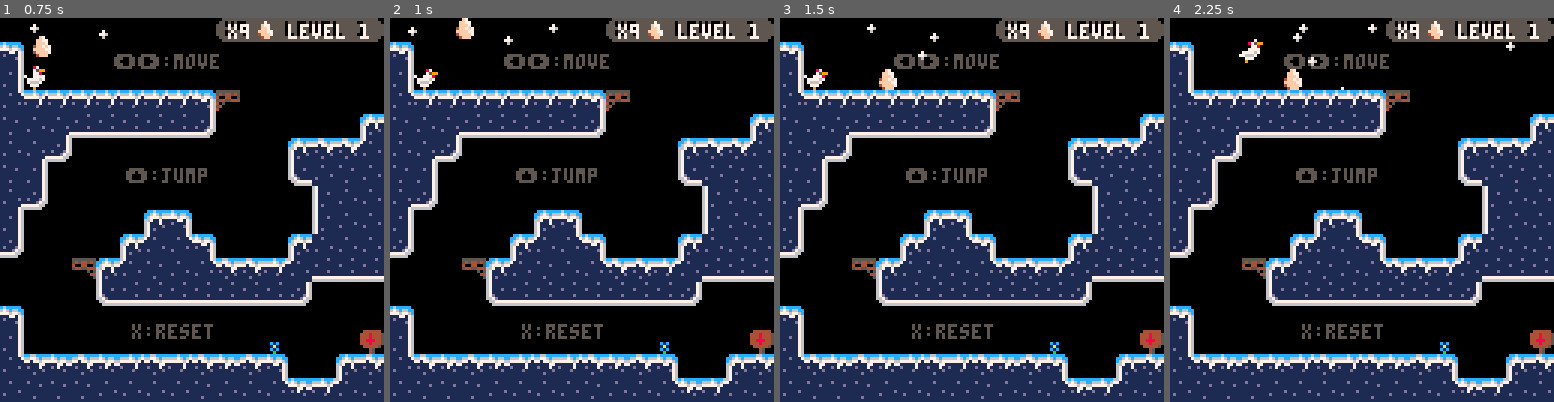
Above: before the commit, frames 1-4 (left to right).
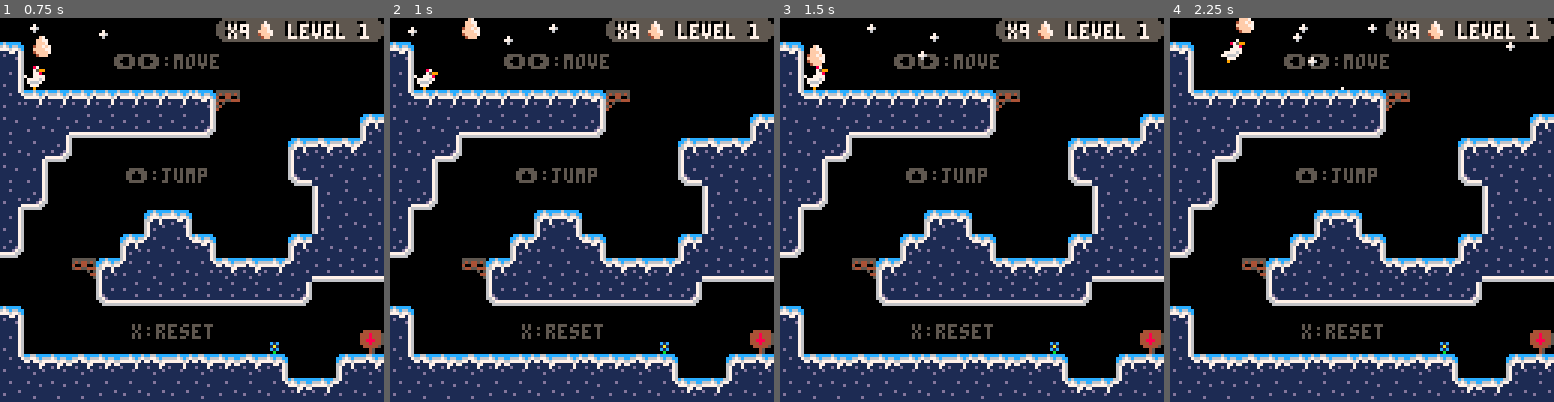
Above: after the commit, the same moments.

Repository: olmorrish/GMTK2021
Game: PICO-8 cartridge gmtk21.p8
Same seed, same stepped clock (60 frames per second), same inputs: the game is played once before the commit and once after it.
Inputs:
- Up to frame 1 (0.75 s): tap X (X key) at 0.33 s; tap O (Z key) at 0.7 s
- Up to frame 2 (1 s): no input
- Up to frame 3 (1.5 s): tap X (X key) at 1.07 s
- Up to frame 4 (2.25 s): hold Right 1.6-2.1 s; tap O (Z key) at 1.7, 2.1 s; tap X (X key) at 1.85 s; hold Up from 2.15 s (still down)

Frame 1 is identical in both runs. In frame 2, 0.2% of the frame differs, in the area x 17-24%, y 0-6%; in frame 3, 0.5%; in frame 4, 0.7%, in the area x 13-35%, y 0-19%.

Commit message:
Collision, Physics, and Map Fixes
Fixed the collision bug causing sticking on terrain. Fixed egg throw physics to require less precision. Reworked levels to match new collision and physics.

Diff:
--- a/gmtk21.p8
+++ b/gmtk21.p8
@@ -51,7 +51,7 @@
  --weather
  snowing=true
  flakes={}
- num_flakes=30
+ num_flakes=50
  snow_interval=0.3
  snow_time=time()+snow_interval
 
@@ -251,9 +251,9 @@
 	tip("move faster",44,90,1)
 	tip("jump farther",44,96,1)
 
-	tip("⬆️ + z",40,36,3)
-
-	tip("⬇️ + z",8,16,5)
+	tip("⬆️+z",41,36,3)
+
+	tip("⬇️+z",24,16,5)
 end
 
 function tip(text,xp,yp,lvl)
@@ -451,7 +451,6 @@
 	 if player.dy<0 then
 	  if collide_map(egg,"up",1) then
 	   player.dy=0 --blocks player
-	   --player.y+=0.5
 	  end
 	 end
 
@@ -481,7 +480,11 @@
 	else
 	 --physics
 	 egg.dy+=gravity
-	 egg.dx*=friction*1.1
+	 if collide_map(egg,"down",0) then
+	  egg.dx*=friction
+  else
+   egg.dx*=friction*1.125
+  end
 
 		--map collision below
 	 if egg.dy>0 then
@@ -566,14 +569,14 @@
   x1=x-1   y1=y
   x2=x     y2=y+h-1
  elseif dir=="right" then
-  x1=x+w-1 y1=y
-  x2=x+w   y2=y+h-1
+  x1=x+w   y1=y
+  x2=x+w+1 y2=y+h-1
  elseif dir=="up" then
-  x1=x     y1=y-1
-  x2=x+w-1 y2=y
+  x1=x+2   y1=y-1
+  x2=x+w-2 y2=y
  elseif dir=="down" then
-  x1=x     y1=y+h-1
-  x2=x+w-1 y2= y+h
+  x1=x+2     y1=y+h
+  x2=x+w-2   y2=y+h
  end
 
  rectfill(x1,y1,x2,y2,7)
@@ -629,13 +632,12 @@
 end
 
 function respawn(was_death)
-
+	carrying_egg=true
 	if was_death then
 		lives_left-=1
 		if lives_left<1 then
 		 game_over()
-		else
-		 carrying_egg=true
+		 carrying_egg=false
 		end
 	end
 
@@ -702,7 +704,7 @@
 
  --despawn or reset as needed
  for fl in all(flakes) do
- 	if(fl.y>cam_y+128) then
+ 	if fl.y>cam_y+128 then
  	 del(flakes,fl)
  		if flake_count>num_flakes then
  			add_flake()
@@ -979,9 +981,9 @@
 7400000000416362440000004164646400000050409293939391507373727272000000000000006000000000000000410000000000000000415492930000914100005580808055808080550000000041727342636462737373737372400000516454000055007092000000000060000000000000000000000000000000000000
 0000009141636164624343426372727244000000000000000000000000000000a28100000000000000000000000041634400000093915073725400000000007100007172727272727272724492915074000071727274000000940000000000516454000055005500000045000000000044000000000000000000000000000000
 000000007172727272727272740000005400000000000000000000000000000043449200000000000000000000005164540000000000000000714400000000000000000000000000000000600000000000000000000000000094000000000051645494945500550000000000a000000054000000000000000000000000000000
-440000000000000000000000000000005400a200000000000000000000000081615400007000000090920000414363615400000000000000000060939300000000000000000000000000000000000000810000000000000000940000004175637274000060005580000000004144000054a30000000000000000000000a20081
-5400000000000000000000a20000008162424400000000000000000041426542645400005500004144000000516161615400a40000000000000000000000008144000000000000414400000000009041424492917092915073400000005164640094000000005164808080805154808062440000000000000000939150437543
-624365436542434243654344000041436464627543440000004165436364646161548080558080515480808051616161624244000000007000000000000041436242440000a200515400000000414263645480a2550000000000000041636464810000a00000516464646464646464646454a300000000000000000000715364
+440000000000000000000000000000005400a200000000000000000000000081615400007000000090920000414363615400000000000000000060939300000000000000000000000000000000000000810000000000000000940000004175637274000060005580000000007000000054a30000000000000000000000a20081
+5400000000000000000000a20000008162424400000000000000000041426542645400005500004144000000516161615400a40000000000000000000000008144000000000000414400000000009041424492917092915073400000005164640094000000005164808080805144000062440000000000000000939150437543
+624365436542434243654344000041436464627543440000004165436364646161548080558080515480808051616161624244000000007000000000000041436242440000a200515400000000414263645480a2550000000000000041636464810000a00000516464646464645480806454a300000000000000000000715364
 6461616164646464616464626542636464646464645480808051616464616464646164646464646464646464646161616461548080808051756543437543636461646275654275636242436543636461616464646243434343654243636464644375654342436364646464646464646464624480808080808080808080005164
 0000000000009400000000000000715374000000000071727274000000000000000000000000000000000000000000005e00000000000000000000007b7c5d4f54007172727272727253646164646164000000000000000000000000000000000000000000000000000000000000000000000000000000000000000000000000
 0000000000009400000000000000005100000000000000000000000000000000490000000000000000000000000000007e000000000000000000000000007b5d54000000000000000071727272536464000000000000000000000000000000000000000000000000000000000000000000000000000000000000000000000000
@@ -994,39 +996,39 @@
 000055808080559293914144000000515400004500000000005500000000000054000000000046490000000000516464000000000000007b7c7e00000000000000005044000000000041484744000000000000000000000000000000000000000000000000000000000000000000000000000000000000000000000000000000
 0000717272727400000051540000005174000000000000000055000000a4000074000000004663624900a2a046636464000000000000000000000000000000a400000071409393914163616454000081000000000000000000000000000000000000000000000000000000000000000000000000000000000000000000000000
 0000000000000000004172740000416300000000000045000055920000690000000000914663646462474747527272720000000000000000000000000000004b44000000000000005161646462434243000000000000000000000000000000000000000000000000000000000000000000000000000000000000000000000000
-737373737373424373740094000051640000a30000000080805500006654a381a2000000717272727272727274000000a100000000000000000000000000005b54909200000000007172727272536464000000000000000000000000000000000000000000000000000000000000000000000000000000000000000000000000
-0000000000007174000000940000516400007080808080517274000000517a484e0000000000000000000000000000004ea0000000000000000000000000a35b5490a400000000000000949400715364000000000000000000000000000000000000000000000000000000000000000000000000000000000000000000000000
-8100a000000000000000004500005161000071727272727400000093915164645ea2a200a000a300a0a2a300000000816c4e00a30000a1a221a0a40000004b6d62424980000000000000940000005164000000000000000000000000000000000000000000000000000000000000000000000000000000000000000000000000
-4375424400000000a0a300000000516400000000000000000000a200005164646c4c7f4d6f4d6f6f7f6f6f4e00a14b6f4f6c4d4c7f4d6f4c7f4c4d6f4c4c6d4f527253648000000000009400a1005164000000000000000000000000000000000000000000000000000000000000000000000000000000000000000000000000
-64646462424343424343434343436361656575656575656565654847426364645f4f5f5f4f5f5f4f5f4f4f6c4d4c6d5f4f4f4f4f4f4f4f4f4f4f4f4f4f4f4f4f5400516464808080414275427a426364000000000000000000000000000000000000000000000000000000000000000000000000000000000000000000000000
-…(31 lines of a section not shown)…
+436543754375424373740094000051640000a30000000080805500006654a381a2000000717272727272727274000000a100000000000000000000000000005b54909200000000007172727272536464000000000000000000000000000000000000000000000000000000000000000000000000000000000000000000000000
+7272727272727274000000940000516400007080808080517274000000517a484e0000000000000000000000000000004ea0000000000000000000000000a35b5490a400000000000000949400715364000000000000000000000000000000000000000000000000000000000000000000000000000000000000000000000000
+00000000000000000000004500005161000071727272727400000093915164645ea2a200a000a300a0a2a300000000816c4e00a30000a1a221a0a40000004b6d62424980000000000000940000005164000000000000000000000000000000000000000000000000000000000000000000000000000000000000000000000000
+8100000000000000a0a300000000516400000000000000000000a200005164646c4c7f4d6f4d6f6f7f6f6f4e00a14b6f4f6c4d4c7f4d6f4c7f4c4d6f4c4c6d4f527253648000000000009400a1005164000000000000000000000000000000000000000000000000000000000000000000000000000000000000000000000000
+75434242424343424343434343436361656575656575656565654847426364645f4f5f5f4f5f5f4f5f4f4f6c4d4c6d5f4f4f4f4f4f4f4f4f4f4f4f4f4f4f4f4f5400516464808080414275427a426364000000000000000000000000000000000000000000000000000000000000000000000000000000000000000000000000
+…(31 lines of a section not shown)…
